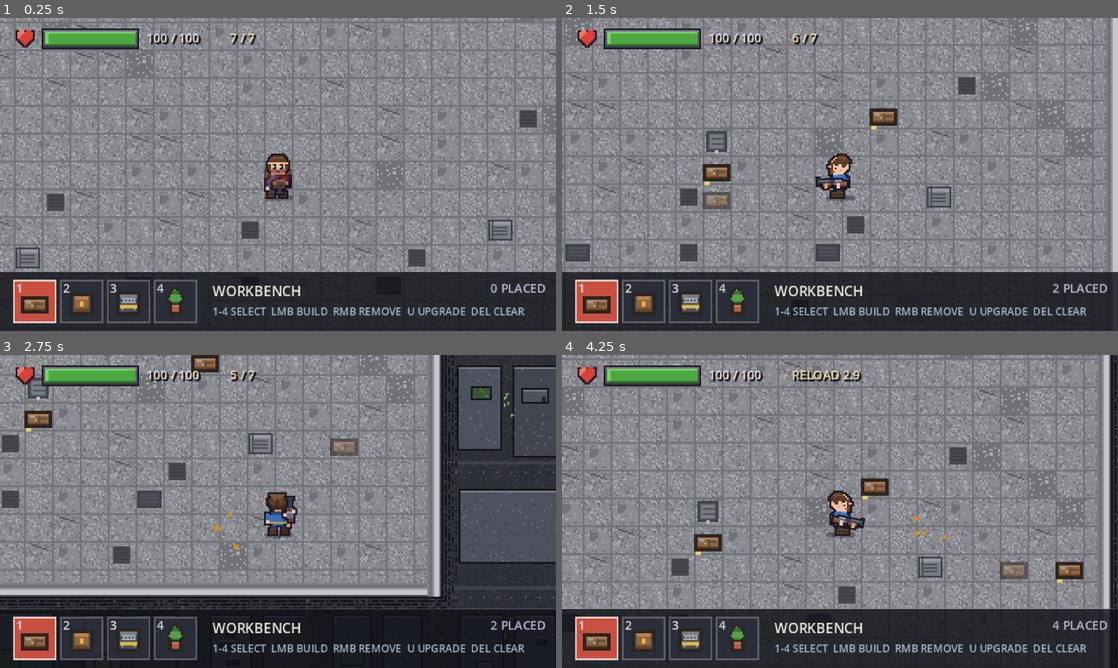
Above: before the commit, frames 1-4 (two rows, left to right).
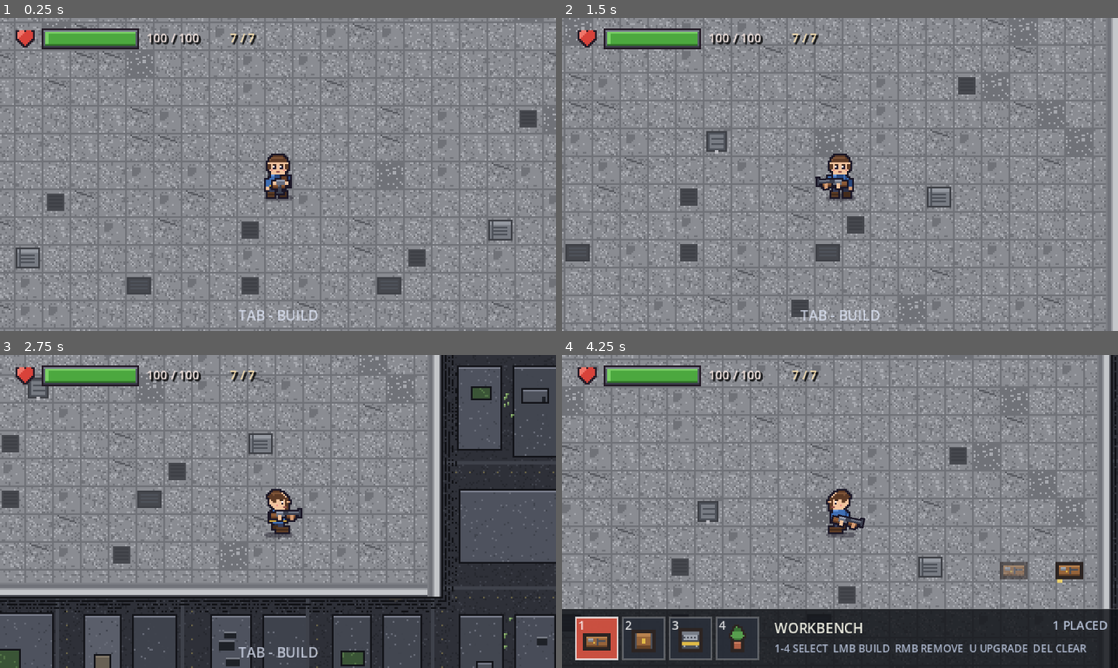
Above: after the commit, the same moments.

Repository: zhoucswift-cmd/pixel-survivor
Game: Godot game, scene res://scenes/base.tscn
The game is run twice, just before and just after one commit, with the same random seed, the same clock (stepped at 60 frames per second) and the same inputs.
Inputs (mouse positions are in pixels of both pictures, inside the frame that each line leads up to):
- Up to frame 1 (0.25 s): no input
- Up to frame 2 (1.5 s): tap Enter at 0.5 s; move the mouse to (962, 158) at 0.52 s; hold D (move_right) 0.53-1.28 s; hold E (interact) 0.53-1.28 s; click (962, 158) at 0.8 s; move the mouse to (728, 190) at 1.27 s; hold S (move_down) from 1.28 s (still down); click (728, 190) at 1.35 s
- Up to frame 3 (2.75 s): tap E (interact) at 1.55 s; move the mouse to (333, 442) at 2.02 s; release S (move_down) at 2.03 s; hold D (move_right) from 2.03 s (still down); hold E (interact) from 2.03 s (still down); click (333, 442) at 2.3 s
- Up to frame 4 (4.25 s): move the mouse to (812, 574) at 2.77 s; release D (move_right) at 2.78 s; release E (interact) at 2.78 s; hold W (move_up) 2.78-3.53 s; click (812, 574) at 2.85 s; tap E (interact) at 3.05 s; move the mouse to (1006, 558) at 3.52 s; hold A (move_left) from 3.53 s (still down); hold Tab (weapon_wheel) from 3.53 s (still down); click (1006, 558) at 3.8 s; tap R (reload) at 4.15 s

The runs differ from the first frame. In frame 1, 19% of the frame differs, in the area x 0-100%, y 48-100%; in frame 2, 20%, in the area x 0-100%, y 4-100%; in frame 3, 16%; in frame 4, 1.3%.

Commit message:
feat: 基地里收起武器只走路，Tab 进建造模式
- player 增加 armed 开关：基地里不能开枪/换弹，朝向跟移动方向，固定用带枪的走路帧
- 建造系统增加 build_mode，Tab 开关；关着时无预览、不能放置，HUD 只显示 TAB - BUILD
- HUD 建造模式才显示家具栏
- README/截图同步

Diff:
--- a/project.godot
+++ b/project.godot
@@ -69,6 +69,11 @@
 "events": [Object(InputEventKey,"device":-1,"physical_keycode":69)]
 }
 
+build_mode={
+"deadzone": 0.5,
+"events": [Object(InputEventKey,"device":-1,"physical_keycode":4194306)]
+}
+
 [rendering]
 
 textures/canvas_textures/default_texture_filter=0
--- a/scripts/base_builder.gd
+++ b/scripts/base_builder.gd
@@ -15,6 +15,8 @@
 @export var types: Array[BaseFurniture] = []
 
 var selected := 0
+## 建造模式（Tab 开关）：关着的时候就是纯走路，不显示预览也不能摆东西
+var build_mode := false
 var _pieces: Dictionary = {}          # Vector2i -> PlacedFurniture
 var _ghost: Sprite2D = null
 var _map: Node2D = null
@@ -126,6 +128,13 @@
 
 
 func _unhandled_input(event: InputEvent) -> void:
+	if event.is_action_pressed("build_mode"):
+		toggle_build_mode()
+		return
+
+	if not build_mode:
+		return
+
 	if event is InputEventKey and event.pressed and not event.echo:
 		var key: int = event.physical_keycode
 		if key >= KEY_1 and key <= KEY_9:
@@ -143,8 +152,20 @@
 			remove(_mouse_cell())
 
 
+## Tab：进 / 出建造模式
+func toggle_build_mode() -> void:
+	build_mode = not build_mode
+	if not build_mode and _ghost != null:
+		_ghost.visible = false
+	layout_changed.emit()
+
+
 func _process(_delta: float) -> void:
 	if _ghost == null or selected_type() == null:
+		return
+
+	if not build_mode:
+		_ghost.visible = false
 		return
 
 	var cell := _mouse_cell()
--- a/scripts/base_hud.gd
+++ b/scripts/base_hud.gd
@@ -36,6 +36,14 @@
 		return
 	var font := ThemeDB.fallback_font
 	var screen := get_viewport_rect().size
+
+	# 非建造模式：只留一条 Tab 提示
+	if not _builder.build_mode:
+		var hint := "TAB - BUILD"
+		var size := font.get_string_size(hint, HORIZONTAL_ALIGNMENT_LEFT, -1, 8)
+		draw_string(font, Vector2((screen.x - size.x) * 0.5, screen.y - 6.0), hint,
+			HORIZONTAL_ALIGNMENT_LEFT, -1, 8, Color(0.9, 0.93, 1.0, 0.75))
+		return
 
 	# 底部底板
 	var bar_h := 34.0
--- a/scripts/base_scene.gd
+++ b/scripts/base_scene.gd
@@ -24,6 +24,9 @@
 	camera.limit_top = -160
 	camera.limit_right = 640
 	camera.limit_bottom = 640
+
+	# 基地里不能用武器：不能开枪、朝向跟移动、只播走路动画
+	_player.set_armed(false)
 
 	_player.health_changed.connect(_on_health_changed)
 	_player.ammo_changed.connect(_on_ammo_changed)
--- a/scripts/player.gd
+++ b/scripts/player.gd
@@ -52,6 +52,8 @@
 @export var weapons: Array[WeaponType] = []
 ## 角色可活动范围（脚底中心坐标），防止走出房间
 @export var bounds: Rect2 = Rect2(20, 24, 280, 272)
+## 是否装备武器（基地里设成 false：不能开枪、不跟鼠标瞄准，只播走路动画）
+@export var armed := true
 @export var max_health: float = 100.0
 ## 复活后的无敌时间（秒）
 @export var respawn_invulnerable := 1.5
@@ -123,12 +125,13 @@
 	_invulnerable = maxf(_invulnerable - delta, 0.0)
 	_tick_reload(delta)
 
-	var want_shoot := (Input.is_action_pressed("shoot") if _data.automatic
-		else Input.is_action_just_pressed("shoot"))
-	if want_shoot:
-		_try_shoot()
-	if Input.is_action_just_pressed("reload"):
-		start_reload()
+	if armed:
+		var want_shoot := (Input.is_action_pressed("shoot") if _data.automatic
+			else Input.is_action_just_pressed("shoot"))
+		if want_shoot:
+			_try_shoot()
+		if Input.is_action_just_pressed("reload"):
+			start_reload()
 
 	var input := Input.get_vector("move_left", "move_right", "move_up", "move_down")
 	velocity = input * speed
@@ -145,10 +148,13 @@
 	if _shooting:
 		return
 
-	# 朝向永远跟着鼠标（像双摇杆射击），移动只影响播走路还是待机
-	_facing = _dir_to_facing(shot_direction())
-
 	var moving := input.length() > 0.01
+	if armed:
+		# 有武器：朝向永远跟着鼠标（像双摇杆射击）
+		_facing = _dir_to_facing(shot_direction())
+	elif moving:
+		# 基地里没武器：朝向跟着移动方向，就是普通走路
+		_facing = _dir_to_facing(input)
 
 	var anim_name := ("walk_" if moving else "idle_") + _facing
 	if _sprite.animation != anim_name:
@@ -259,6 +265,26 @@
 	_gun.offset = -_data.held_pivot
 
 
+## 切换身体用哪套帧（带枪 / 不带枪）
+func _set_body_baked(baked: bool) -> void:
+	if baked == _using_baked:
+		return
+	_using_baked = baked
+	_sprite.sprite_frames = _frames_baked if baked else _frames_plain
+	if _sprite.animation != "":
+		_sprite.play(_sprite.animation)
+
+
+## 开关武器：基地里关掉（不能开枪、不显示旋转枪、只播走路动画）
+func set_armed(value: bool) -> void:
+	armed = value
+	if _gun != null:
+		_gun.visible = armed and _gun.texture != null
+	if not armed:
+		# 用原画身体帧（枪和手都画在里面），旋转枪就不需要了
+		_set_body_baked(true)
+
+
 ## 持枪那只手固定，枪身绕它转到鼠标方向。
 ## 朝左半边时水平镜像（flip_h）+ 角度减 180°，这样枪不会倒过来、手也还在枪下方。
 func _update_gun() -> void:
@@ -282,11 +308,7 @@
 
 	# 上下瞄时换成“枪已经画在身体上”的那套帧，避免旋转的枪压在背上/肚子上
 	var vertical := absf(aim.y) > absf(aim.x)
-	if vertical != _using_baked:
-		_using_baked = vertical
-		_sprite.sprite_frames = _frames_baked if vertical else _frames_plain
-		if _sprite.animation != "":
-			_sprite.play(_sprite.animation)
+	_set_body_baked(vertical)
 
 	# 竖向时隐藏旋转枪（身体帧里已经有枪和手了），横向才显示
 	_gun.visible = not vertical and _gun.texture != null
Binary file added: docs/screenshots/base_buildmode.png
